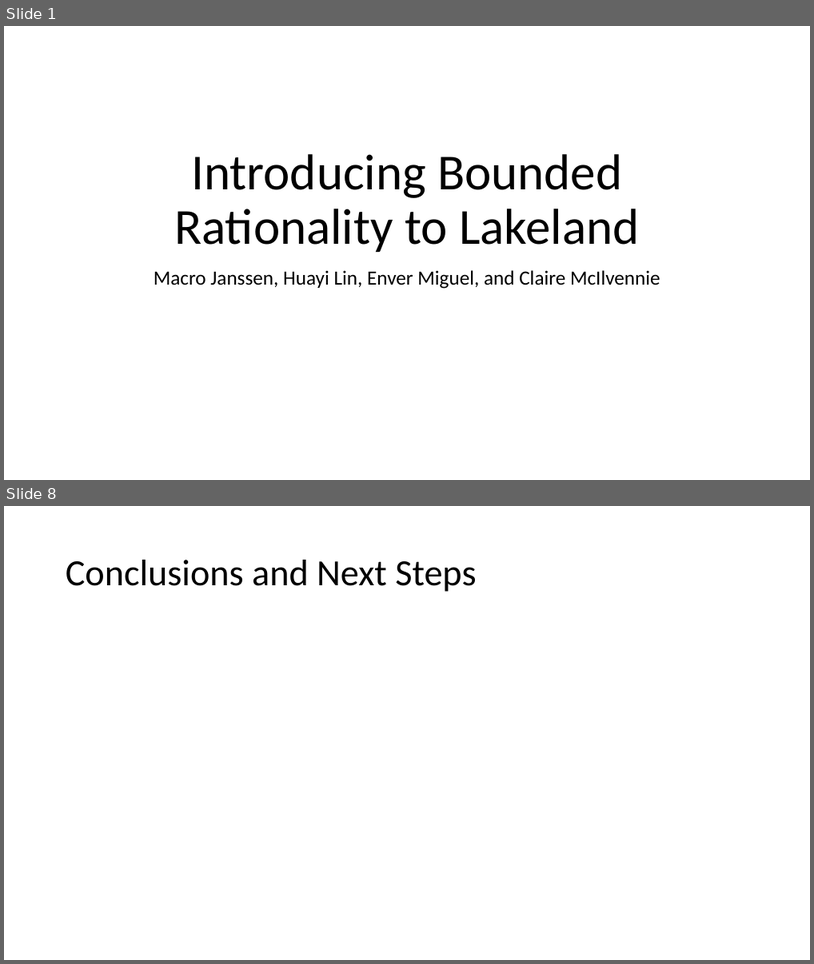
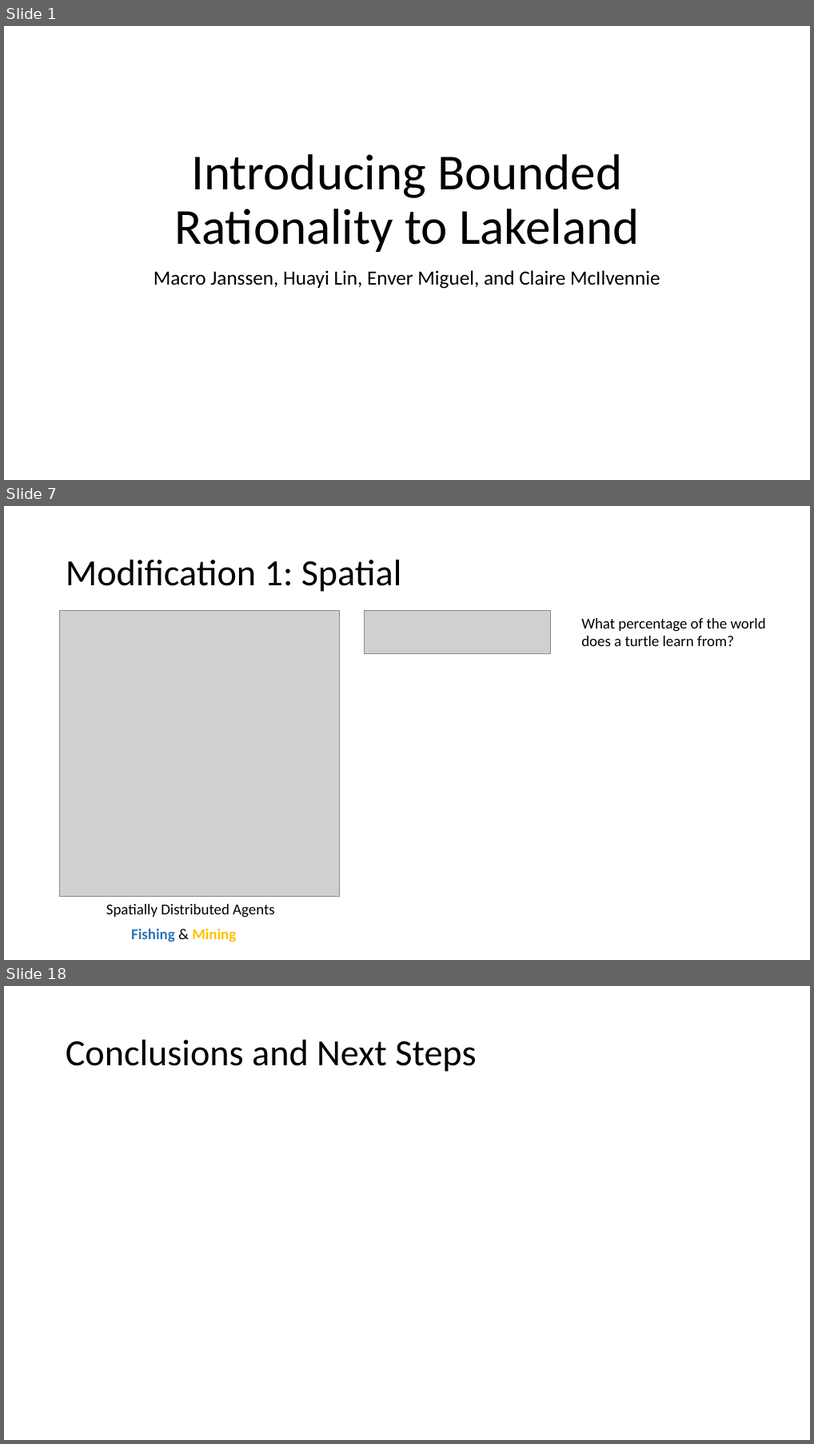
Before and after one commit to ruiqing369/Lakeland, a slide deck: Lakeland Presentation.pptx. Shown one above the other, each under a label of ours: slides 1 and 8 before the commit, slides 1, 7 and 18 after it; the slides between them are not shown. The pictures are 814x964 and 814x1444 pixels, drawn with LibreOffice and Linux fonts; fonts in the diff are those of the drawing; grey boxes stand for pictures. Boxes give left, top, right and bottom in pixels: in the first picture for what was removed or moved away, otherwise in the second. Text is boxed around its words. In the diff, an @@ line names an element or a change of style, - is before the commit and + after.

```diff
--- a/Lakeland Presentation.pptx
+++ b/Lakeland Presentation.pptx
@@ slide 7 added at [4,506,810,960], background #FFFFFF @@
@@ title added at [66,560,402,592], 44 pt, text #000000 @@
+Modification 1: Spatial
@@ picture added at [60,611,340,896] @@
@@ picture added at [364,611,551,654] @@
@@ text added at [582,618,766,646], 18 pt, text #000000 @@
+What percentage of the world does a turtle learn from?
@@ text added at [106,904,275,917], 18 pt, text #000000 @@
+Spatially Distributed Agents
@@ text added at [131,928,236,942], 18 pt, text #2E75B6, bold @@
+Fishing & Mining
@@ what was slide 8 is now slide 18 @@
```
Also in this commit, not shown: 4 slides changed, 11 other slides added, 2 slides removed, 1 other file.
